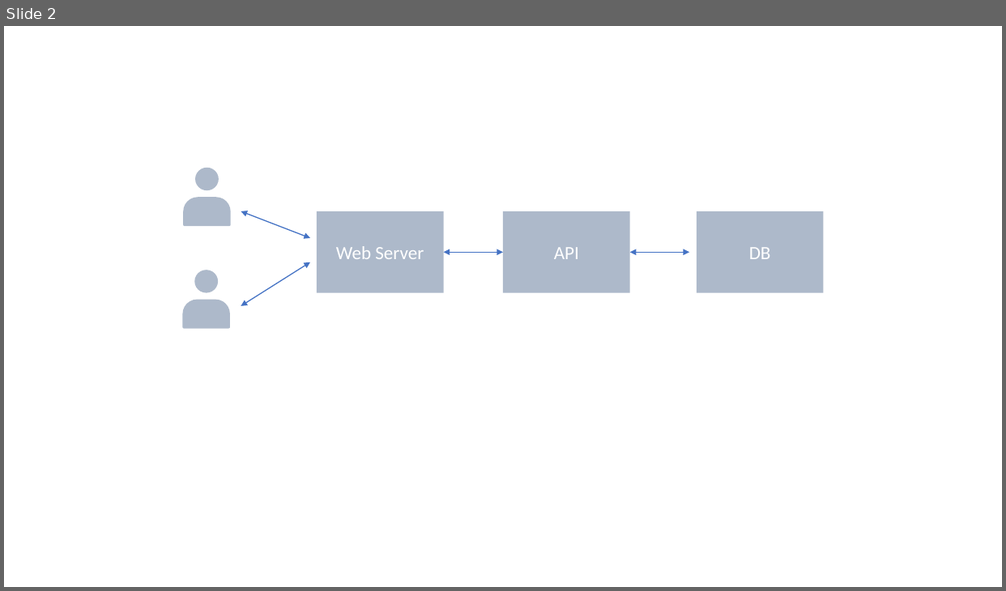
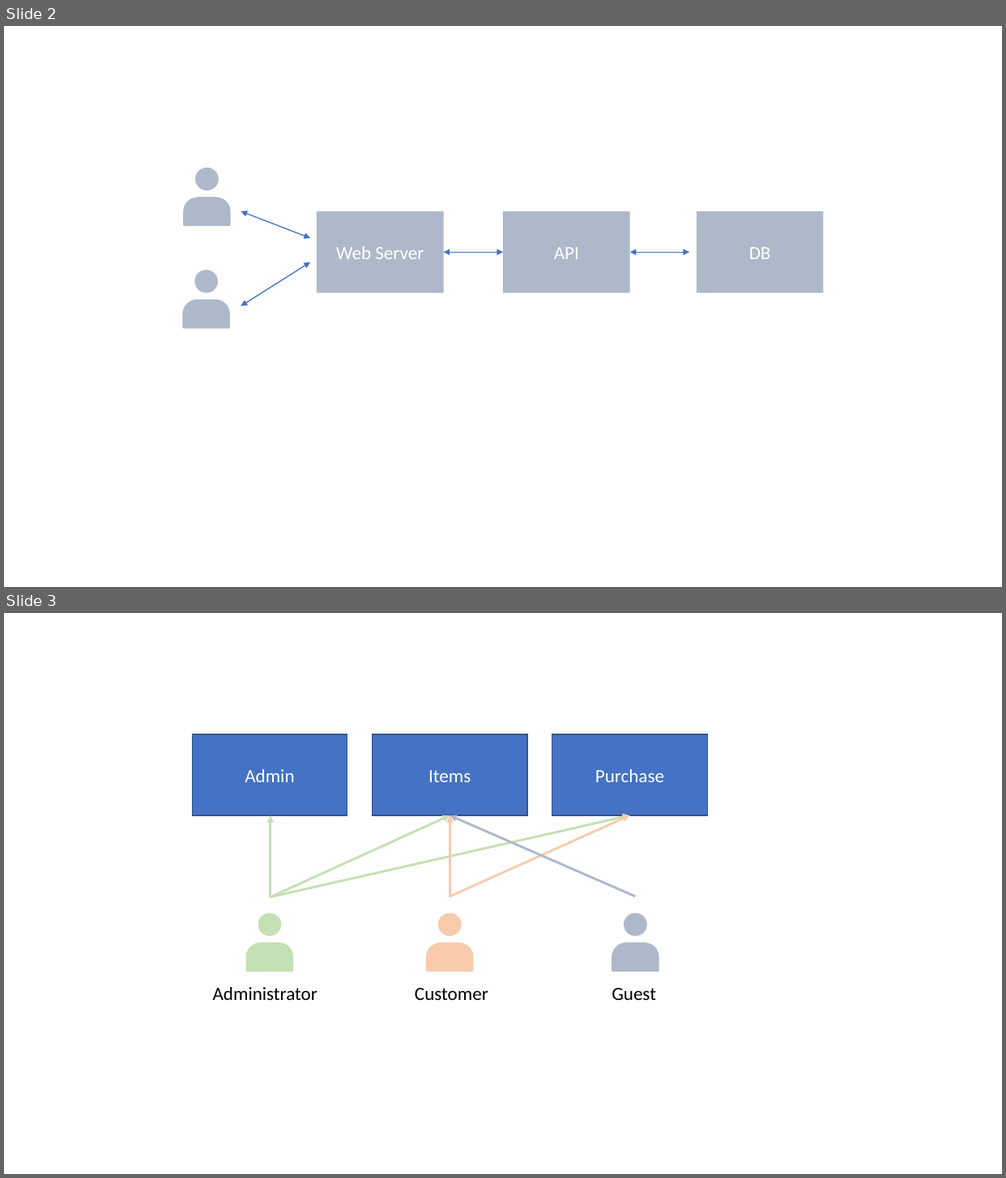
Before and after one commit to pafinkbeiner/swe-security, a slide deck: Dokumentation/Literatur/Architektur.pptx. Shown one above the other, each under a label of ours: slide 2 before the commit, slides 2 and 3 after it. The pictures are 1006x591 and 1006x1178 pixels, drawn with LibreOffice and Linux fonts; fonts in the diff are those of the drawing. Boxes give left, top, right and bottom in pixels: in the first picture for what was removed or moved away, otherwise in the second. Text is boxed around its words. In the diff, an @@ line names an element or a change of style, - is before the commit and + after.

```diff
--- a/Dokumentation/Literatur/Architektur.pptx
+++ b/Dokumentation/Literatur/Architektur.pptx
@@ slide 3 added at [4,613,1002,1174], background #FFFFFF @@
@@ rectangle added at [192,735,347,815], fill #4472C4, outline #325491 1 pt, 18 pt, text #FFFFFF @@
+Admin
@@ rectangle added at [373,735,527,815], fill #4472C4, outline #325491 1 pt, 18 pt, text #FFFFFF @@
+Items
@@ rectangle added at [552,735,707,815], fill #4472C4, outline #325491 1 pt, 18 pt, text #FFFFFF @@
+Purchase
@@ arrow added from (270, 897) to (270, 815), #C5E0B4 2.25 pt @@
@@ arrow added from (270, 897) to (450, 815), #C5E0B4 2.25 pt @@
@@ arrow added from (270, 897) to (630, 815), #C5E0B4 2.25 pt @@
@@ arrow added from (450, 897) to (450, 815), #F8CBAD 2.25 pt @@
@@ arrow added from (450, 897) to (630, 815), #F8CBAD 2.25 pt @@
@@ arrow added from (636, 897) to (450, 815), #ADB9CA 2.25 pt @@
@@ ellipse added at [258,914,281,936], fill #C5E0B4 @@
@@ ellipse added at [438,914,462,936], fill #F8CBAD @@
@@ ellipse added at [624,914,647,936], fill #ADB9CA @@
@@ round same rect added at [246,943,293,972], fill #C5E0B4 @@
@@ round same rect added at [426,943,473,972], fill #F8CBAD @@
@@ round same rect added at [612,943,659,972], fill #ADB9CA @@
@@ text added at [213,987,317,1000], 18 pt, text #000000 @@
+Administrator
@@ text added at [415,988,488,1000], 18 pt, text #000000 @@
+Customer
@@ text added at [612,988,656,1000], 18 pt, text #000000 @@
+Guest
```
Also in this commit, not shown: 2 other files.
